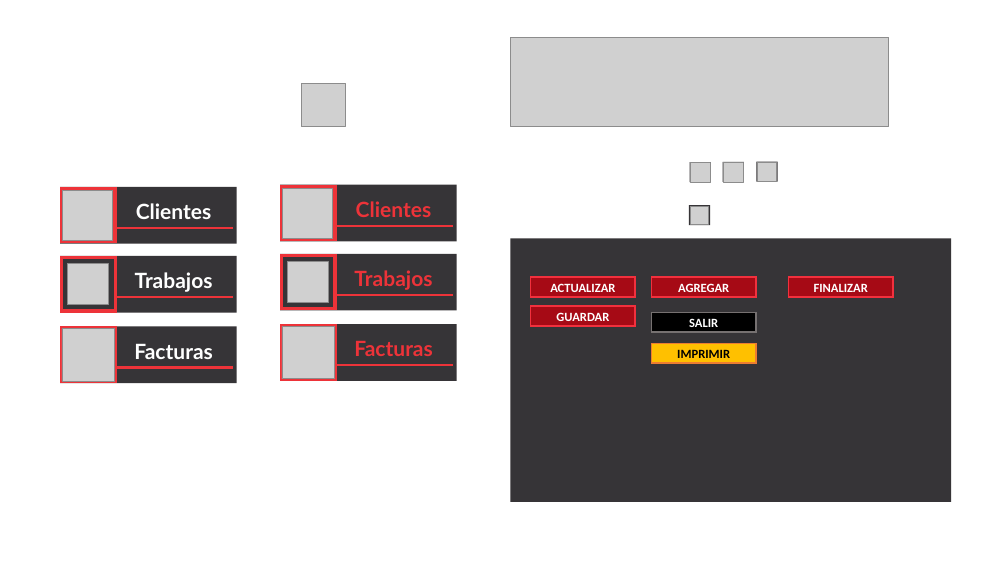
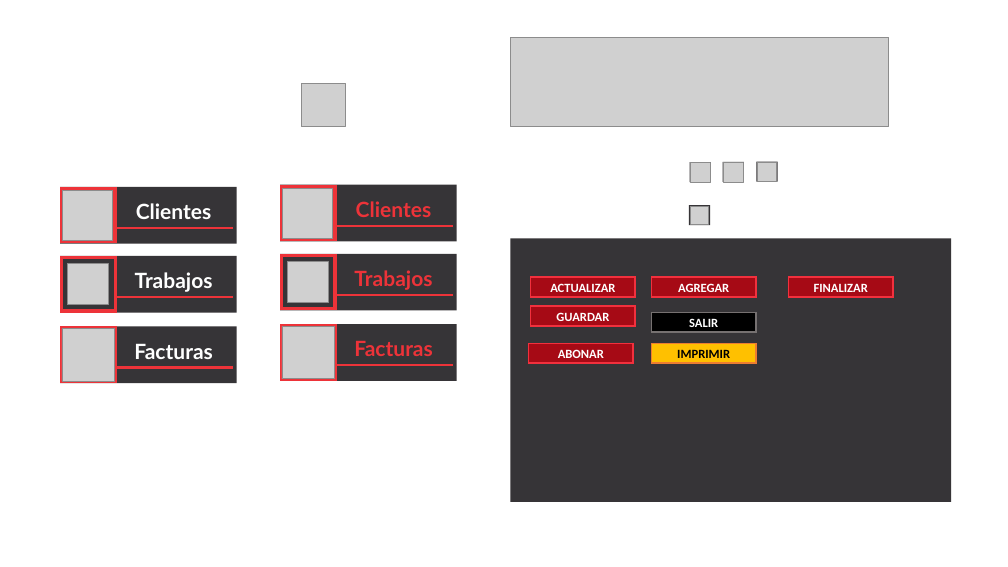
Before and after one commit to edisonude/kortlaser, a slide deck: slide 3 of designs.pptx. Drawn at 1008x567 pixels with LibreOffice and Linux fonts; fonts in the diff are those of the drawing; grey boxes stand for pictures. Boxes give left, top, right and bottom in pixels: in the first picture for what was removed or moved away, otherwise in the second. Text is boxed around its words. In the diff, an @@ line names an element or a change of style, - is before the commit and + after.

```diff
--- a/designs.pptx
+++ b/designs.pptx
@@ rectangle added at (529,343,633,363), fill #A60A15, outline #F2303D 1.5 pt, 12 pt, text #FFFFFF, bold @@
+ABONAR
```
Also in this commit, not shown: 1 slide added, 10 other files.
